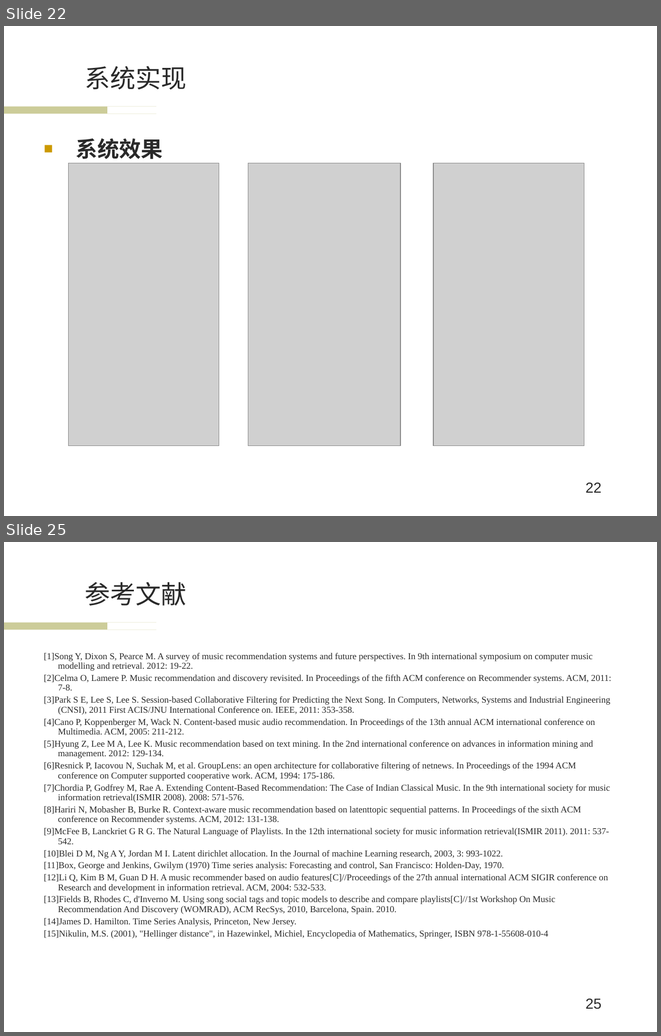
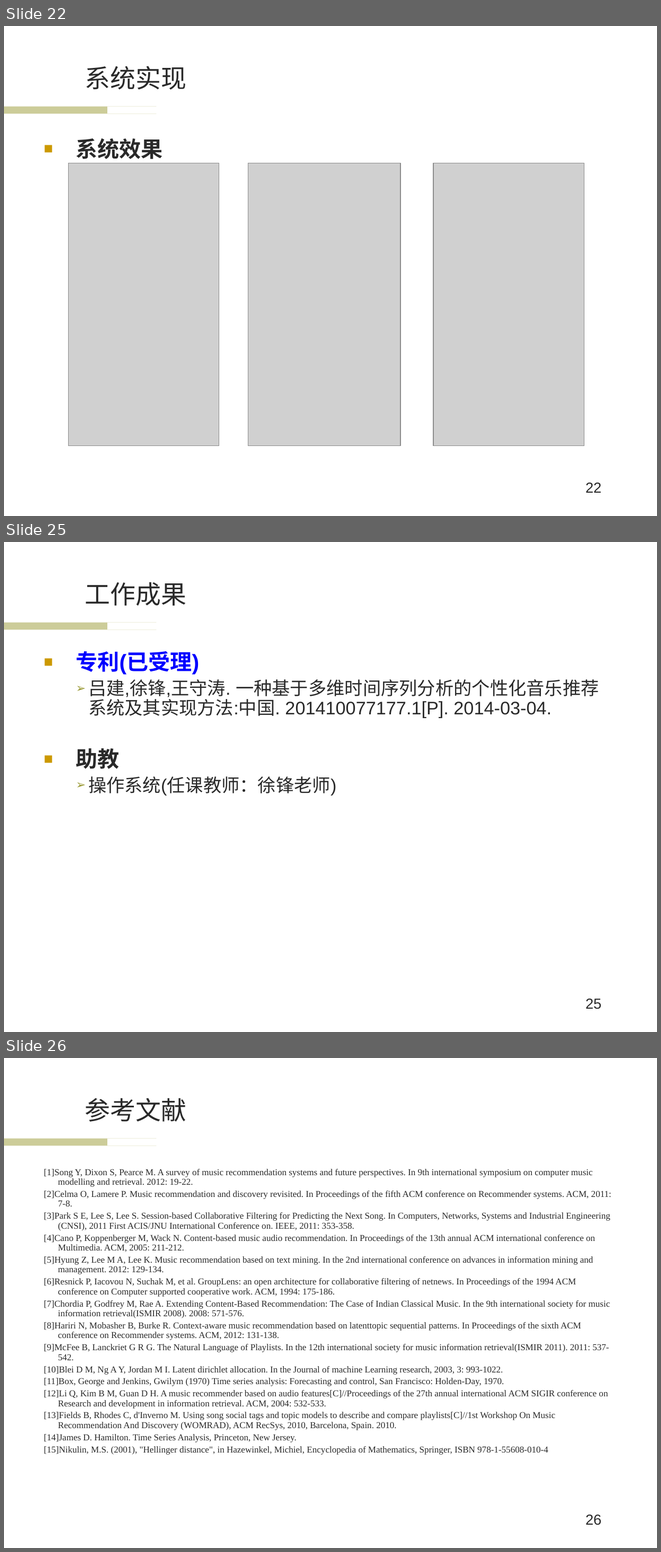
Before and after one commit to wwssttt/NJUThesis, a slide deck: ppt/一种基于时间序列分析的个性化音乐推荐系统及其实现.ppt. Shown one above the other, each under a label of ours: slides 22 and 25 before the commit, slides 22, 25 and 26 after it; the slides between them are not shown. The pictures are 661x1036 and 661x1552 pixels, drawn with LibreOffice and Linux fonts; fonts in the diff are those of the drawing; grey boxes stand for pictures; background and template pictures are left out. Boxes give left, top, right and bottom in pixels: in the first picture for what was removed or moved away, otherwise in the second. Text is boxed around its words. In the diff, an @@ line names an element or a change of style, - is before the commit and + after.

```diff
--- a/ppt/一种基于时间序列分析的个性化音乐推荐系统及其实现.ppt
+++ b/ppt/一种基于时间序列分析的个性化音乐推荐系统及其实现.ppt
@@ slide 25 added at (4, 542, 657, 1032), background #FFFFFF; not listed: 2 template elements that a slide beside it also shows @@
@@ title added at (85, 582, 186, 606), 28 pt, text #292929 @@
+工作成果
@@ text added at (76, 651, 599, 795), 20 pt, text #292929 @@
+■ 专利(已受理)
+  ➢ 吕建,徐锋,王守涛. 一种基于多维时间序列分析的个性化音乐推荐系统及其实现方法:中国. 201410077177.1[P]. 2014-03-04.
+■ 助教
+  ➢ 操作系统(任课教师：徐锋老师)
@@ page number added at (585, 998, 601, 1009), 16 pt, text #292929 @@
+25
@@ what was slide 25 is now slide 26 @@
@@ page number at (585, 1514, 601, 1525): text changed @@
-25
+26
```
Also in this commit, not shown: 2 slides changed.
